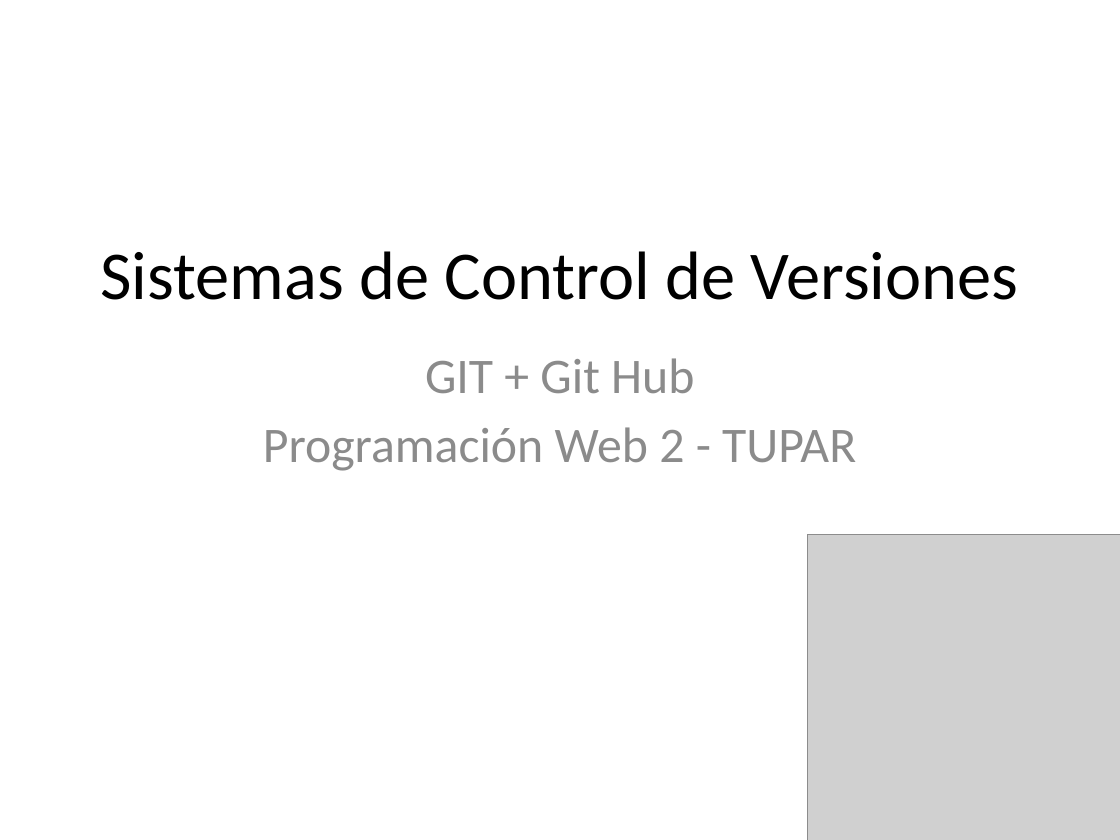
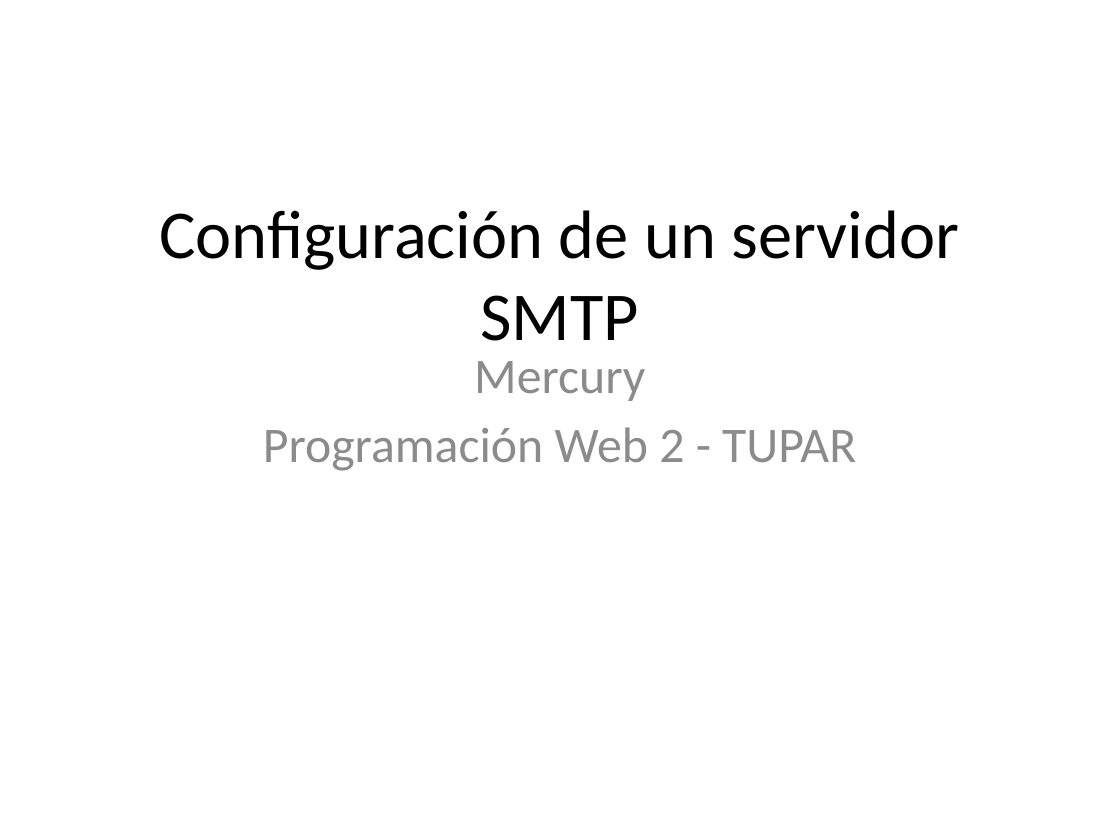
Before and after one commit to Unicen-Tuari/ProgramacionWeb2-2012, a slide deck: slide 1 of Clases/SMTP Server/Configuracion de un SMTP.pptx. Drawn at 1120x840 pixels with LibreOffice and Linux fonts; fonts in the diff are those of the drawing; grey boxes stand for pictures. Boxes give left, top, right and bottom in pixels: in the first picture for what was removed or moved away, otherwise in the second. Text is boxed around its words. In the diff, an @@ line names an element or a change of style, - is before the commit and + after.

Commit message:
Update Presetnacion Configuracion de un SMTP server

```diff
--- a/Clases/SMTP Server/Configuracion de un SMTP.pptx
+++ b/Clases/SMTP Server/Configuracion de un SMTP.pptx
@@ title at (159, 210, 960, 341): text changed @@
-Sistemas de Control de Versiones
+Configuración de un servidor SMTP
@@ subtitle at (474, 361, 645, 401): text changed @@
-GIT + Git Hub
+Mercury
@@ picture removed at (808, 534, 1120, 840) @@
```
Also in this commit, not shown: 20 slides added, 33 slides removed, 1 other file.
